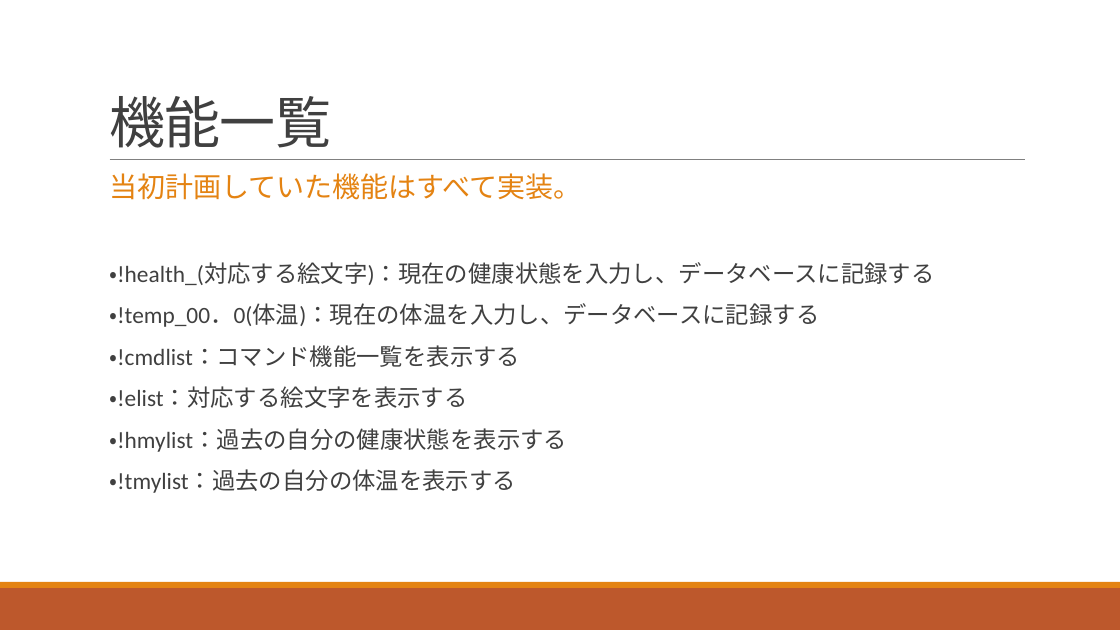
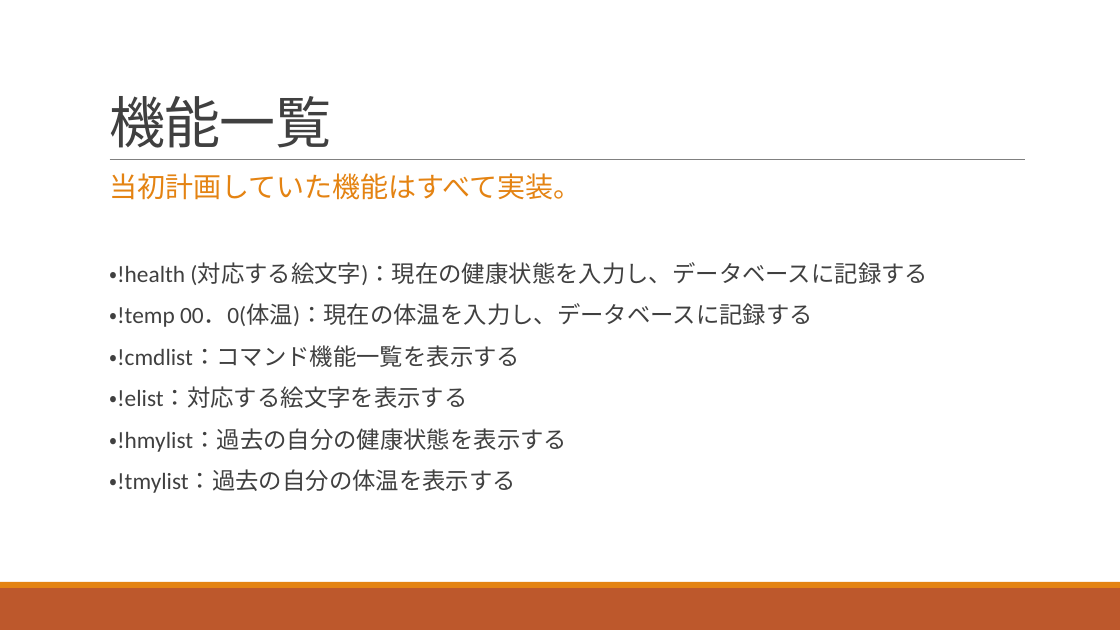
Before and after one commit to system-develop/HealthManager, a slide deck: slide 3 of documents/Health Manager Bot.pptx. Drawn at 1120x630 pixels with LibreOffice and Linux fonts; fonts in the diff are those of the drawing. Boxes give left, top, right and bottom in pixels: in the first picture for what was removed or moved away, otherwise in the second. Text is boxed around its words. In the diff, an @@ line names an element or a change of style, - is before the commit and + after.

```diff
--- a/documents/Health Manager Bot.pptx
+++ b/documents/Health Manager Bot.pptx
@@ text at box(109, 262, 928, 327): text changed @@
-  ・!health_(対応する絵文字)：現在の健康状態を入力し、データベースに記録する
-  ・!temp_00．0(体温)：現在の体温を入力し、データベースに記録する
+  ・!health (対応する絵文字)：現在の健康状態を入力し、データベースに記録する
+  ・!temp 00．0(体温)：現在の体温を入力し、データベースに記録する
```
Also in this commit, not shown: 4 other files.
